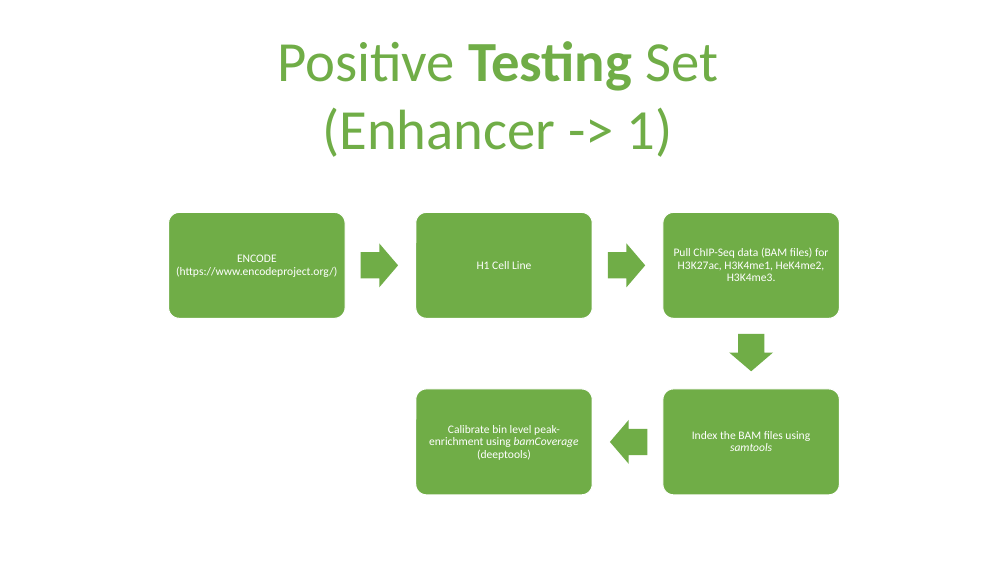
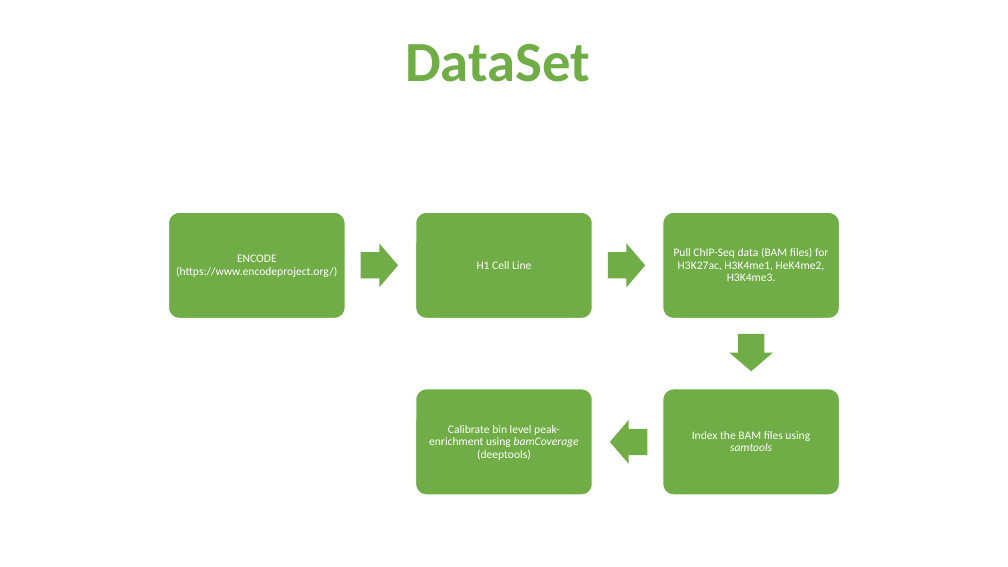
Before and after one commit to shauryajauhari/MachineLearning, a slide deck: slide 2 of Machine_Learning_Deep_Learning/data/Dataset_Preparation_EP_DL.pptx. Drawn at 1008x567 pixels with LibreOffice and Linux fonts; fonts in the diff are those of the drawing. Boxes give left, top, right and bottom in pixels: in the first picture for what was removed or moved away, otherwise in the second. Text is boxed around its words. In the diff, an @@ line names an element or a change of style, - is before the commit and + after.

```diff
--- a/Machine_Learning_Deep_Learning/data/Dataset_Preparation_EP_DL.pptx
+++ b/Machine_Learning_Deep_Learning/data/Dataset_Preparation_EP_DL.pptx
@@ text at bbox=[405, 44, 590, 82]: text changed; bold on @@
-Positive Testing Set
-(Enhancer -> 1)
+DataSet
```
Also in this commit, not shown: 3 other slides changed, 2 other files.
